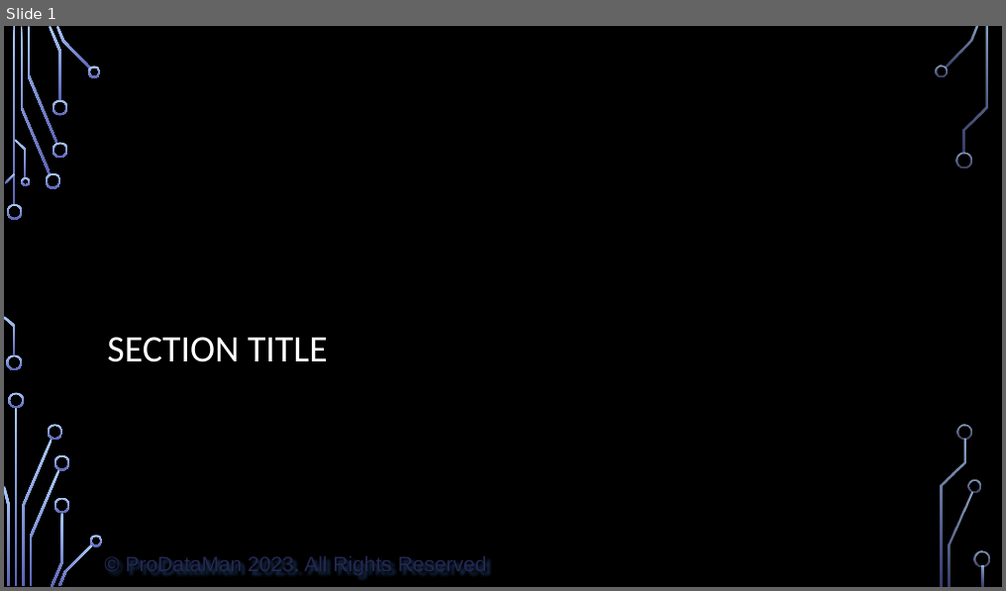
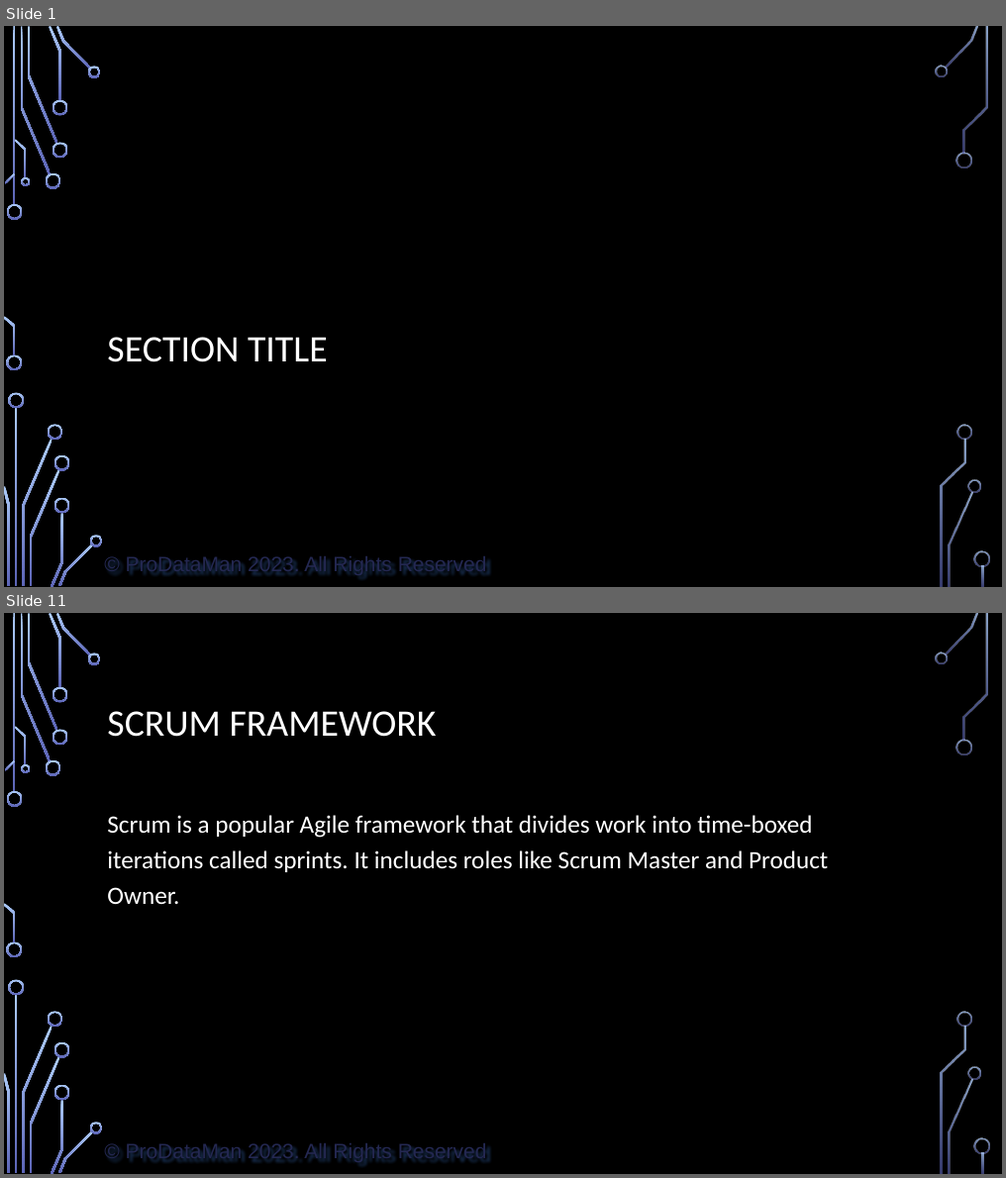
Before and after one commit to ProDataMan/Course-Outlines, a slide deck: Sample PowerPoint with Notes.pptx. Shown one above the other, each under a label of ours: slide 1 before the commit, slides 1 and 11 after it; the slides between them are not shown. The pictures are 1006x591 and 1006x1178 pixels, drawn with LibreOffice and Linux fonts; fonts in the diff are those of the drawing; background and template pictures are left out. Boxes give left, top, right and bottom in pixels: in the first picture for what was removed or moved away, otherwise in the second. Text is boxed around its words. In the diff, an @@ line names an element or a change of style, - is before the commit and + after.

```diff
--- a/Sample PowerPoint with Notes.pptx
+++ b/Sample PowerPoint with Notes.pptx
@@ slide 11 added at [4, 613, 1002, 1174], background picture (left out); not listed: 37 template elements that a slide beside it also shows @@
@@ title added at [107, 711, 437, 737], 27 pt, text #FFFFFF @@
+SCRUM FRAMEWORK
@@ text added at [107, 815, 828, 904], 18 pt, text #FFFFFF @@
+Scrum is a popular Agile framework that divides work into time-boxed iterations called sprints. It includes roles like Scrum Master and Product Owner.
```
Also in this commit, not shown: 1 slide changed, 20 other slides added, 4 slides removed, 3 other files.
